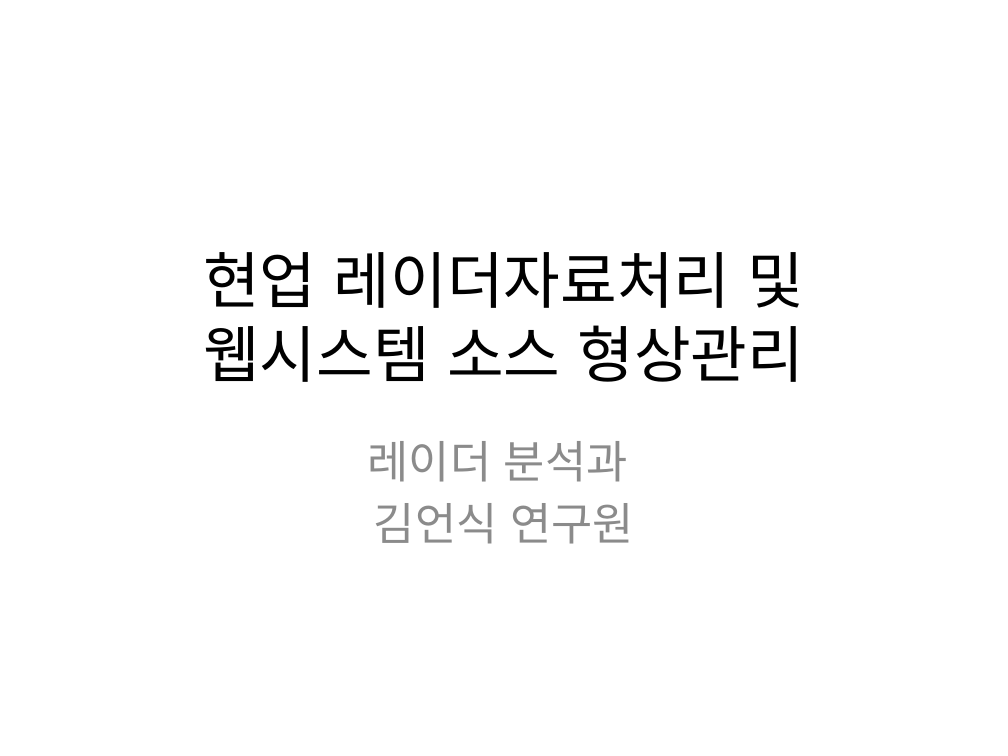
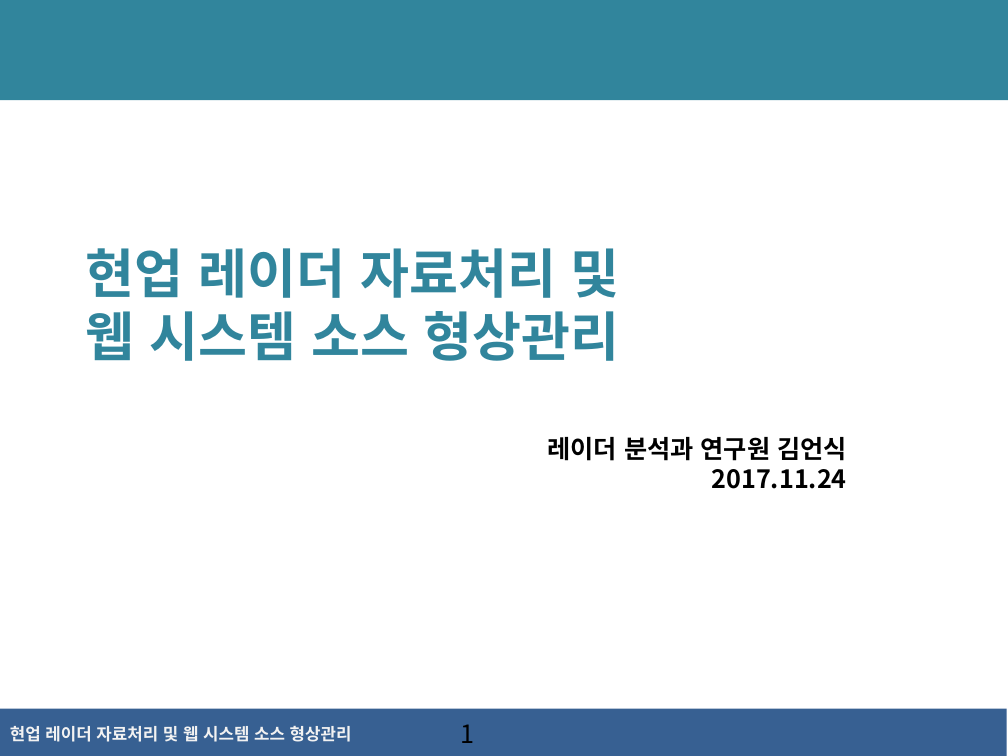
Before and after one commit to kodak00/FirstJava, a slide deck: slide 1 of 현업 레이더자료처리 및 웹시스템 소스 형상관리(김언식).pptx. Drawn at 1008x756 pixels with LibreOffice and Linux fonts; fonts in the diff are those of the drawing; background and template pictures are left out. Boxes give left, top, right and bottom in pixels: in the first picture for what was removed or moved away, otherwise in the second. Text is boxed around its words. In the diff, an @@ line names an element or a change of style, - is before the commit and + after.

```diff
--- a/현업 레이더자료처리 및 웹시스템 소스 형상관리(김언식).pptx
+++ b/현업 레이더자료처리 및 웹시스템 소스 형상관리(김언식).pptx
@@ rectangle added at [0, 0, 1008, 100], fill #31859C @@
@@ title "현업 레이더 자료처리 및 웹 ..." at [86, 248, 620, 361]: vertical alignment middle to top @@
@@ title at [86, 248, 620, 361]: text changed; size 44 to 38 pt; font Noto Sans CJK KR to Quicksand; text colour #000000 to #31859C; bold on @@
-현업 레이더자료처리 및 웹시스템 소스 형상관리
+현업 레이더 자료처리 및
+웹 시스템 소스 형상관리
@@ subtitle at [547, 437, 847, 489]: text changed; size 32 to 18 pt; text colour #8C8C8C to #000000; bold on @@
-레이더 분석과
-김언식 연구원
+레이더 분석과 연구원 김언식
+2017.11.24
@@ rectangle added at [0, 709, 1007, 756], fill #376092 @@
@@ text added at [10, 726, 352, 742], 12 pt, text #F2F2F2, bold @@
+현업 레이더 자료처리 및 웹 시스템 소스 형상관리
@@ page number added at [460, 724, 474, 743], 18 pt, text #000000 @@
+1
```
Also in this commit, not shown: 9 other slides changed, 6 slides added, 3 slides removed.
